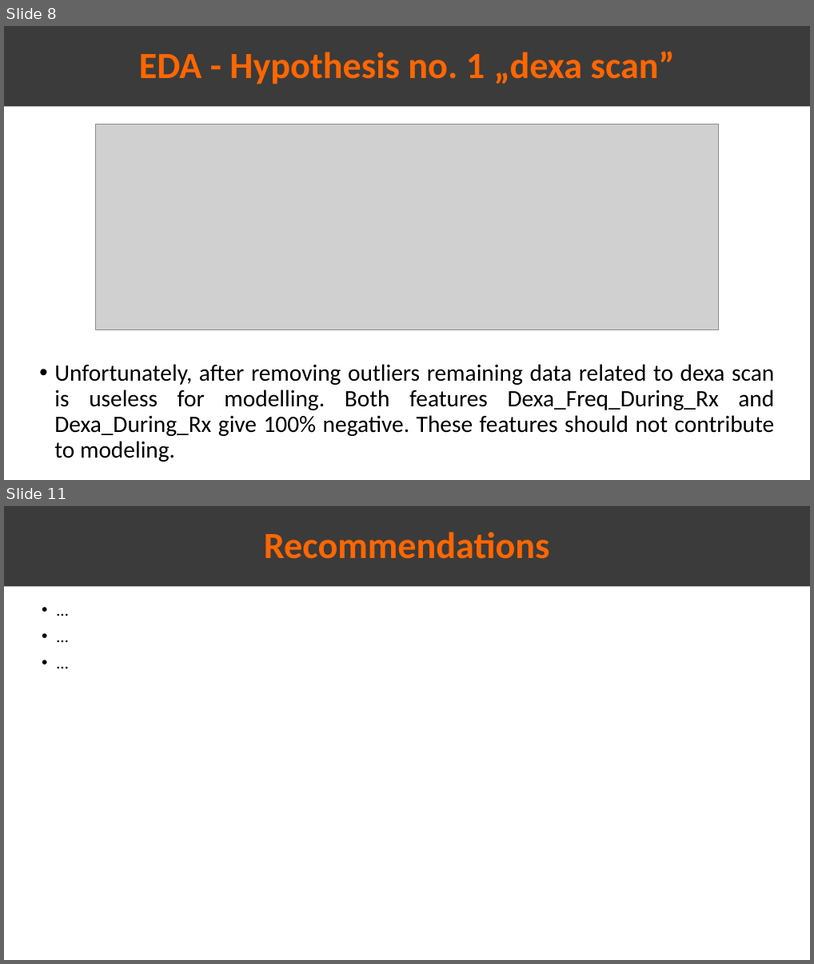
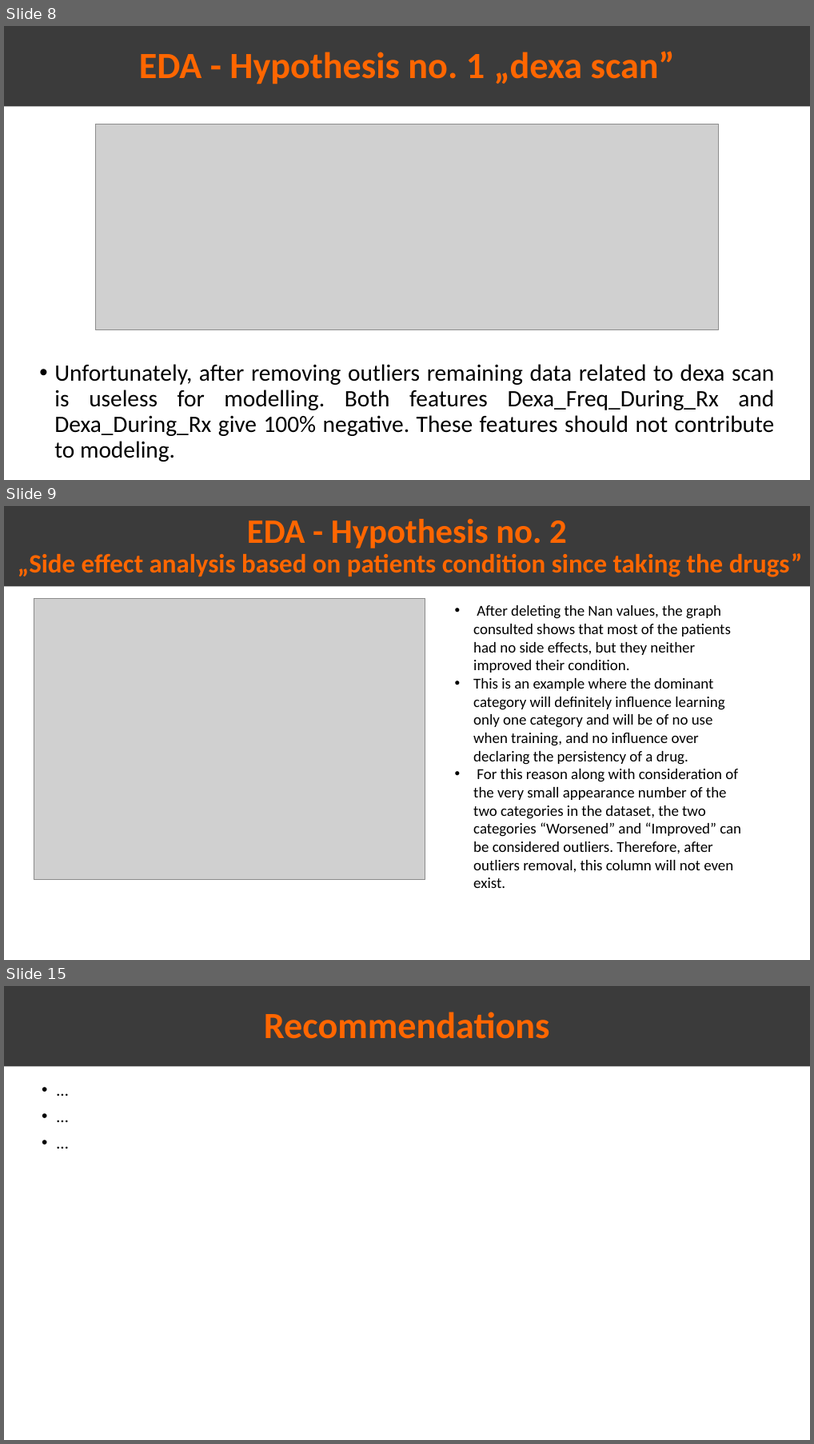
Before and after one commit to Omar-Safwat/HealthCare_project, a slide deck: Week_11/Presentation_EDA.pptx. Shown one above the other, each under a label of ours: slides 8 and 11 before the commit, slides 8, 9 and 15 after it; the slides between them are not shown. The pictures are 814x964 and 814x1444 pixels, drawn with LibreOffice and Linux fonts; fonts in the diff are those of the drawing; grey boxes stand for pictures. Boxes give left, top, right and bottom in pixels: in the first picture for what was removed or moved away, otherwise in the second. Text is boxed around its words. In the diff, an @@ line names an element or a change of style, - is before the commit and + after.

```diff
--- a/Week_11/Presentation_EDA.pptx
+++ b/Week_11/Presentation_EDA.pptx
@@ slide 9 added at bbox=[4, 506, 810, 960], background #FFFFFF @@
@@ rectangle added at bbox=[4, 506, 810, 587], fill #3B3B3B, 31.4 pt, text #FF6600, bold @@
+EDA - Hypothesis no. 2
+„Side effect analysis based on patients condition since taking the drugs”
@@ picture added at bbox=[34, 598, 426, 879] @@
@@ text added at bbox=[474, 605, 742, 888], 18 pt, text #000000 @@
+• After deleting the Nan values, the graph consulted shows that most of the patients had no side effects, but they neither improved their condition.
+• This is an example where the dominant category will definitely influence learning only one category and will be of no use when training, and no influence over declaring the persistency of a drug.
+• For this reason along with consideration of the very small appearance number of the two categories in the dataset, the two categories “Worsened” and “Improved” can be considered outliers. Therefore, after outliers removal, this column will not even exist.
@@ what was slide 11 is now slide 15 @@
```
Also in this commit, not shown: 2 slides changed, 3 other slides added, 6 other files.
